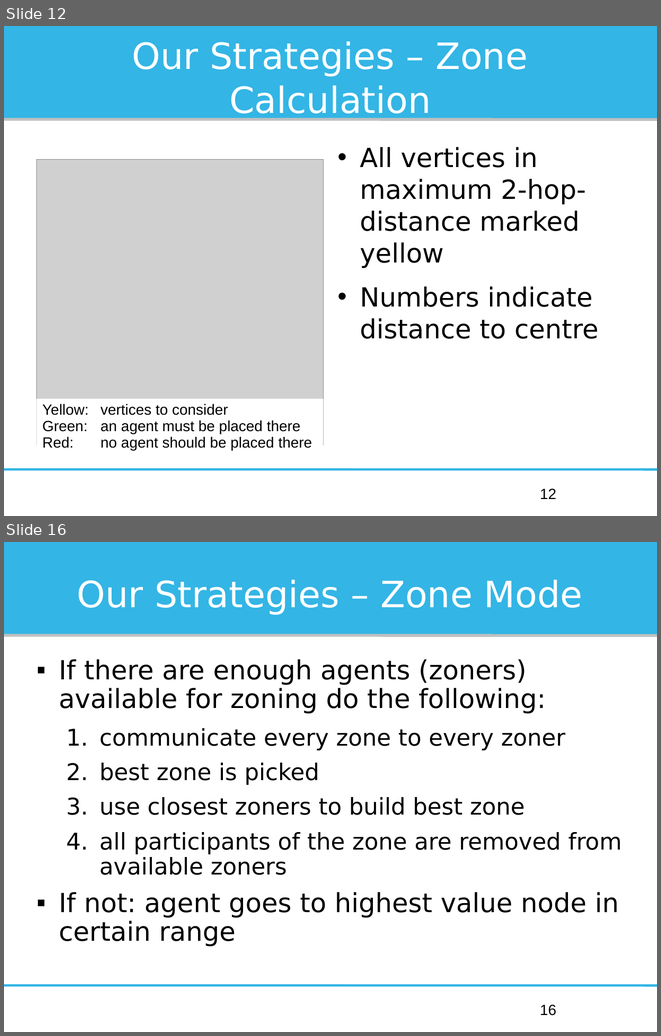
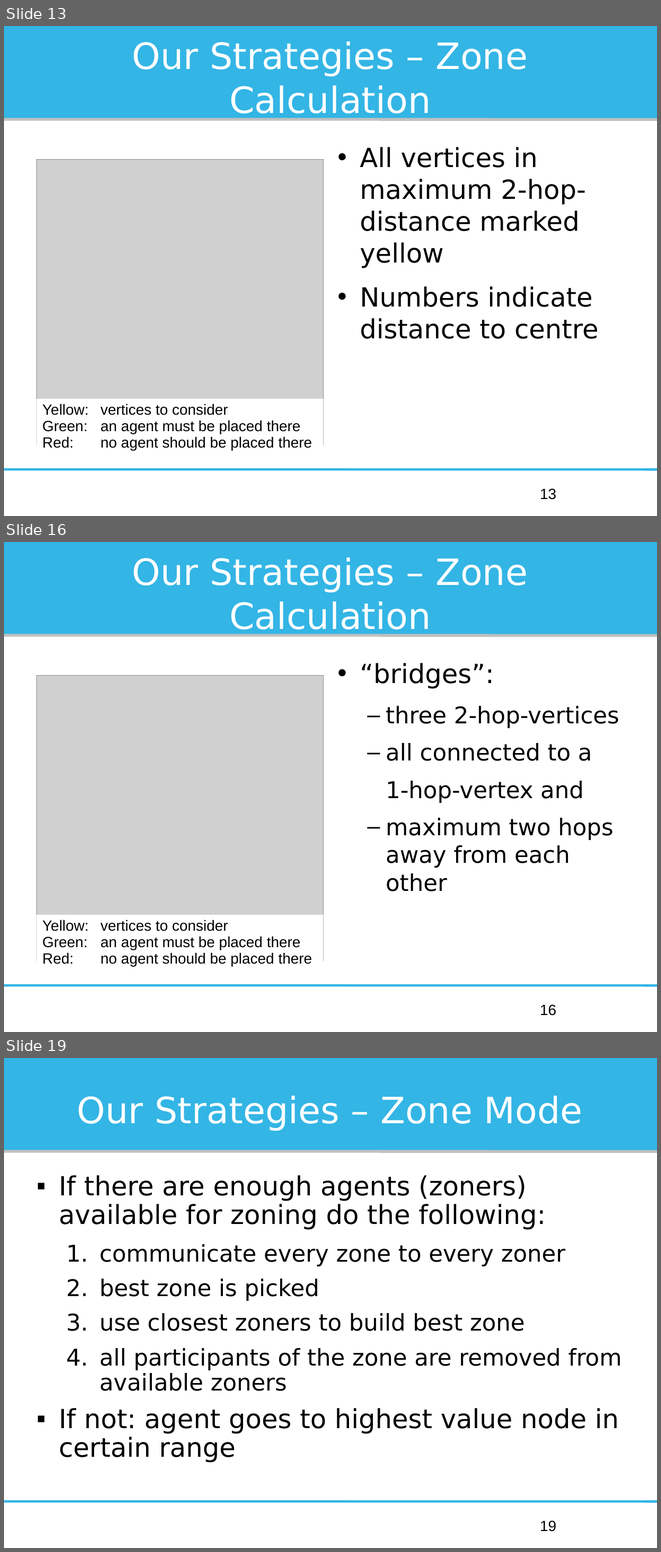
Before and after one commit to Institute-Web-Science-and-Technologies/mapc, a slide deck: Oberseminar/presentation.odp. Shown one above the other, each under a label of ours: slides 12 and 16 before the commit, slides 13, 16 and 19 after it; the slides between them are not shown. The pictures are 661x1036 and 661x1552 pixels, drawn with LibreOffice and Linux fonts; fonts in the diff are those of the drawing; grey boxes stand for pictures. Boxes give left, top, right and bottom in pixels: in the first picture for what was removed or moved away, otherwise in the second. Text is boxed around its words. In the diff, an @@ line names an element or a change of style, - is before the commit and + after.

```diff
--- a/Oberseminar/presentation.odp
+++ b/Oberseminar/presentation.odp
@@ slide 16 added at box(4, 542, 657, 1032), background #FFFFFF; not listed: 3 template elements that a slide beside it also shows @@
@@ title added at box(132, 557, 528, 636), 44 pt, text #FFFFFF @@
+Our Strategies – Zone Calculation
@@ text added at box(360, 663, 619, 891), 28 pt, text #000000 @@
+• “bridges”:
+  – three 2-hop-vertices
+  – all connected to a
+  1-hop-vertex and
+  – maximum two hops away from each other
@@ picture added at box(36, 676, 324, 962) @@
@@ rectangle added at box(36, 915, 324, 972), fill #FFFFFF, 18 pt, text #000000 @@
+Yellow: vertices to consider
+Green: an agent must be placed there
+Red: no agent should be placed there
@@ page number added at box(540, 1004, 556, 1015), 18 pt, text #000000 @@
+16
@@ what was slide 12 is now slide 13 @@
@@ page number at box(540, 488, 556, 499): text changed @@
-12
+13
@@ what was slide 16 is now slide 19 @@
@@ page number at box(540, 1520, 556, 1531): text changed @@
-16
+19
```
Also in this commit, not shown: 11 slides changed, 3 other slides added, 1 other file.
